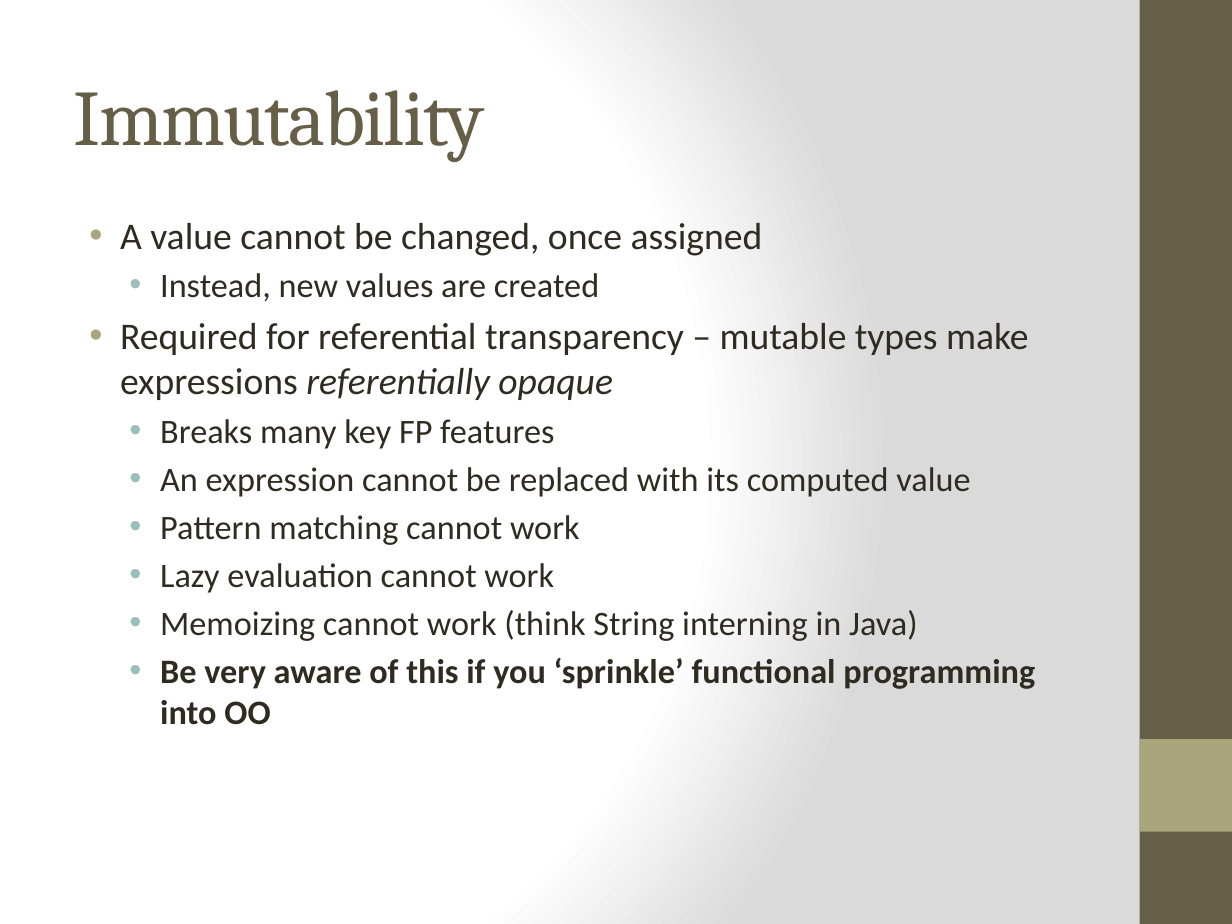
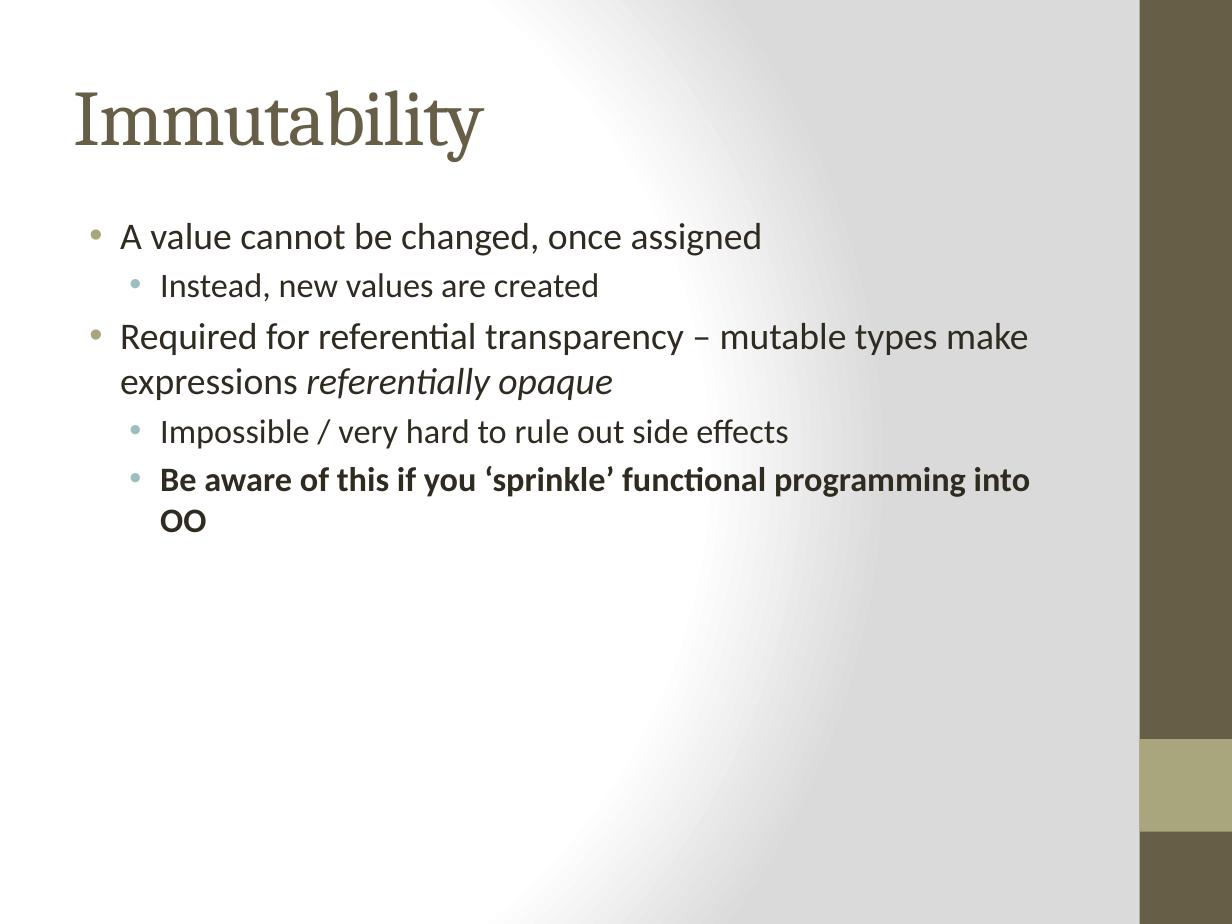
Before and after one commit to bjhartin/FoundationsOfFunctionalProgramming, a slide deck: slide 15 of FoundationsOfFunctionalProgramming.pptx (slide 14 before the commit). Drawn at 1232x924 pixels with LibreOffice and Linux fonts; fonts in the diff are those of the drawing. Boxes give left, top, right and bottom in pixels: in the first picture for what was removed or moved away, otherwise in the second. Text is boxed around its words. In the diff, an @@ line names an element or a change of style, - is before the commit and + after.

```diff
--- a/FoundationsOfFunctionalProgramming.pptx
+++ b/FoundationsOfFunctionalProgramming.pptx
@@ text at bbox=[160, 419, 1030, 533]: text changed; bold on @@
-  • Breaks many key FP features
-  • An expression cannot be replaced with its computed value
-  • Pattern matching cannot work
-  • Lazy evaluation cannot work
-  • Memoizing cannot work (think String interning in Java)
-  • Be very aware of this if you ‘sprinkle’ functional programming into OO
+  • Impossible / very hard to rule out side effects
+  • Be aware of this if you ‘sprinkle’ functional programming into OO
```
Also in this commit, not shown: 31 other slides changed, 3 slides added, 7 slides removed, 1 other file.
